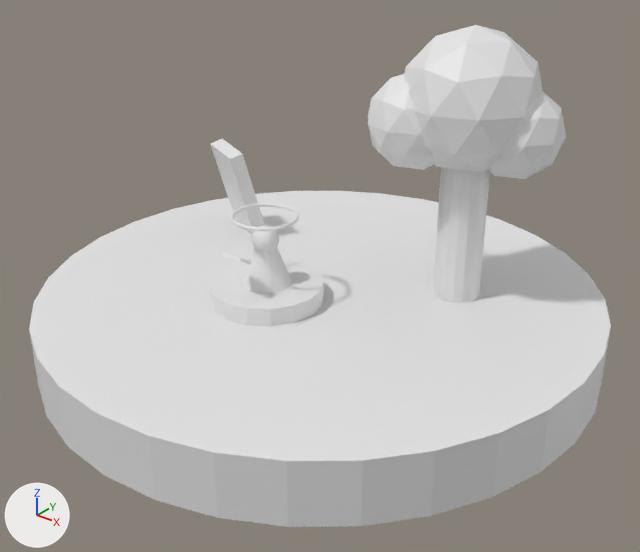
The glTF model assets/models/study_sanctuary.glb as it was, and as the next commit left it.
One viewpoint serves both versions: a camera (50 mm lens) standing at (9.79, -12.23, 7.84) and looking at (0.42, -0.52, 0.58). Every picture has the same lights, and +X, +Y and +Z are marked at lower left. The first picture is the older version. Where no turn or scale is listed for an object, it has been applied to the vertices.

In view in the first picture: 'EXP_LevelUp_Halo', 'Floating_Wisdom_Tome', 'Knowledge_Foliage_1', 'Knowledge_Foliage_2', 'Knowledge_Foliage_3', 'Knowledge_Tree_Trunk', 'Light_Waterfall', 'Lotus_Meditation_Stone', 'Sanctuary_Floating_Island', 'Zen_Scholar_Body', 'Zen_Scholar_Head'.
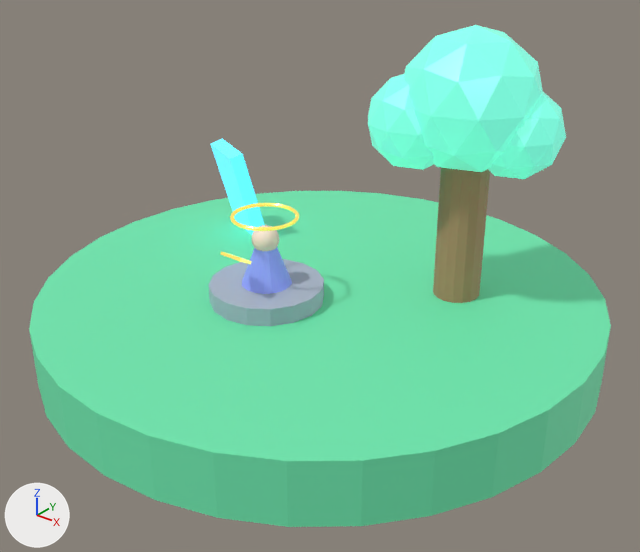
The edits, one by one:
Material 'M_Lush_Moss' (mat_m_lush_moss) changes colour from white #e7e7e7 to green #69daa6; in linear values from (0.8, 0.8, 0.8) to (0.14, 0.7, 0.38).
In material 'M_Lush_Moss' (mat_m_lush_moss), emission_color is now set to (0.02, 0.1, 0.05), dark green #27593f.
In material 'M_Lush_Moss' (mat_m_lush_moss), emission_strength is now set to 1.0.
Material 'M_Tree_Trunk' (mat_m_tree_trunk) changes colour from white #e7e7e7 to brown #b58e69; in linear values from (0.8, 0.8, 0.8) to (0.46, 0.27, 0.14).
Material 'M_Crystal_Foliage' (mat_m_crystal_foliage) changes colour from white #e7e7e7 to cyan #76f1d7; in linear values from (0.8, 0.8, 0.8) to (0.18, 0.88, 0.68).
In material 'M_Crystal_Foliage' (mat_m_crystal_foliage), emission_color is now set to (0.1, 0.46, 0.34), cyan #59b59e.
In material 'M_Crystal_Foliage' (mat_m_crystal_foliage), emission_strength is now set to 1.0.
In material 'M_Crystal_Foliage' (mat_m_crystal_foliage), metallic goes from 0.0 to 0.15.
Material 'M_Ethereal_Water' (mat_m_ethereal_water) changes colour from white #e7e7e7 to cyan #59e7fd; in linear values from (0.8, 0.8, 0.8) to (0.1, 0.8, 0.98).
In material 'M_Ethereal_Water' (mat_m_ethereal_water), emission_color is now set to (0.1, 0.62, 0.88), cyan #59cef1.
In material 'M_Ethereal_Water' (mat_m_ethereal_water), emission_strength is now set to 1.0.
In material 'M_Ethereal_Water' (mat_m_ethereal_water), roughness goes from 0.5 to 0.16.
Material 'M_Zen_Stone' (mat_m_zen_stone) changes colour from white #e7e7e7 to pale blue #b1bcce; in linear values from (0.8, 0.8, 0.8) to (0.44, 0.5, 0.62).
In material 'M_Zen_Stone' (mat_m_zen_stone), roughness goes from 0.5 to 0.52.
In material 'M_Zen_Stone' (mat_m_zen_stone), metallic goes from 0.0 to 0.1.
Material 'M_Zen_Robe' (mat_m_zen_robe) changes colour from white #e7e7e7 to blue #8b9ef1; in linear values from (0.8, 0.8, 0.8) to (0.26, 0.34, 0.88).
In material 'M_Zen_Robe' (mat_m_zen_robe), roughness goes from 0.5 to 0.4.
In material 'M_Zen_Robe' (mat_m_zen_robe), emission_strength is now set to 1.0.
In material 'M_Zen_Robe' (mat_m_zen_robe), metallic goes from 0.0 to 0.12.
In material 'M_Zen_Robe' (mat_m_zen_robe), emission_color is now set to (0.05, 0.07, 0.2), dark blue #3f4b7c.
Material 'M_Face_Skin' (mat_m_face_skin) changes colour from white #e7e7e7 to pale yellow #ffecdd; in linear values from (0.8, 0.8, 0.8) to (1.0, 0.84, 0.72).
In material 'M_Face_Skin' (mat_m_face_skin), roughness goes from 0.5 to 0.55.
Material 'M_EXP_Gold' (mat_m_exp_gold) changes colour from white #e7e7e7 to yellow #ffe776; in linear values from (0.8, 0.8, 0.8) to (1.0, 0.8, 0.18).
In material 'M_EXP_Gold' (mat_m_exp_gold), roughness goes from 0.5 to 0.2.
In material 'M_EXP_Gold' (mat_m_exp_gold), emission_strength is now set to 1.0.
In material 'M_EXP_Gold' (mat_m_exp_gold), metallic goes from 0.0 to 0.82.
In material 'M_EXP_Gold' (mat_m_exp_gold), emission_color is now set to (0.62, 0.44, 0.06), yellow #ceb145.

Pixel boxes [x1, y1, x2, y2] of what changed, in the pictures (640 x 552 px):
'Sanctuary_Floating_Island', recoloured, surface changed (white to green): [29, 191, 611, 527] in both
'Knowledge_Foliage_1', recoloured, surface changed (white to cyan): [404, 25, 543, 172] in both
'Knowledge_Tree_Trunk', recoloured (darker): [433, 168, 490, 303] in both
'Lotus_Meditation_Stone', recoloured, surface changed: [209, 259, 324, 326] in both
'Knowledge_Foliage_2', recoloured, surface changed (white to cyan): [368, 74, 434, 170] in both
'Knowledge_Foliage_3', recoloured, surface changed (white to cyan): [488, 92, 566, 179] in both
'Light_Waterfall', recoloured, surface changed (white to cyan): [210, 139, 265, 235] in both
'Zen_Scholar_Body', recoloured, surface changed (white to blue): [242, 248, 292, 294] in both
'EXP_LevelUp_Halo', recoloured, surface changed (white to yellow): [230, 203, 299, 231] in both
'Zen_Scholar_Head', recoloured, surface changed (white to pale yellow): [251, 225, 279, 251] in both
'Floating_Wisdom_Tome', recoloured, surface changed: [220, 251, 252, 264] in both
